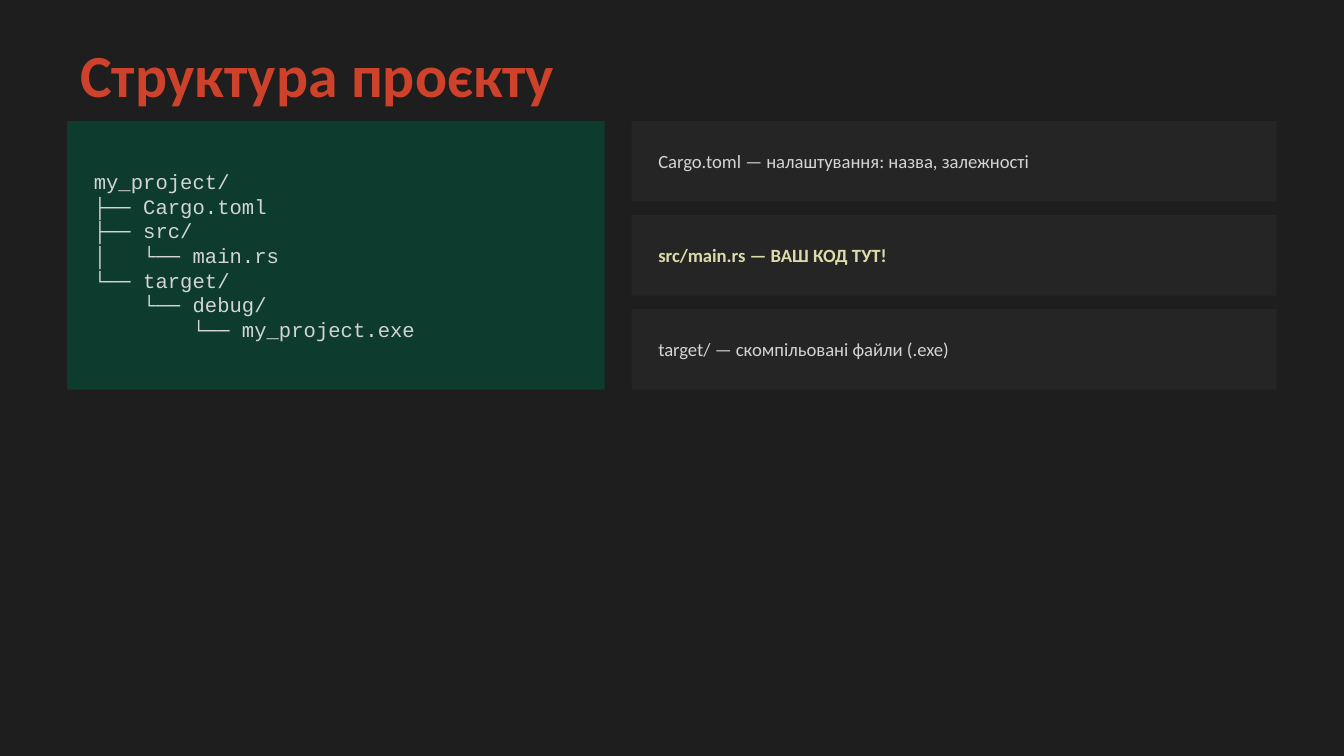
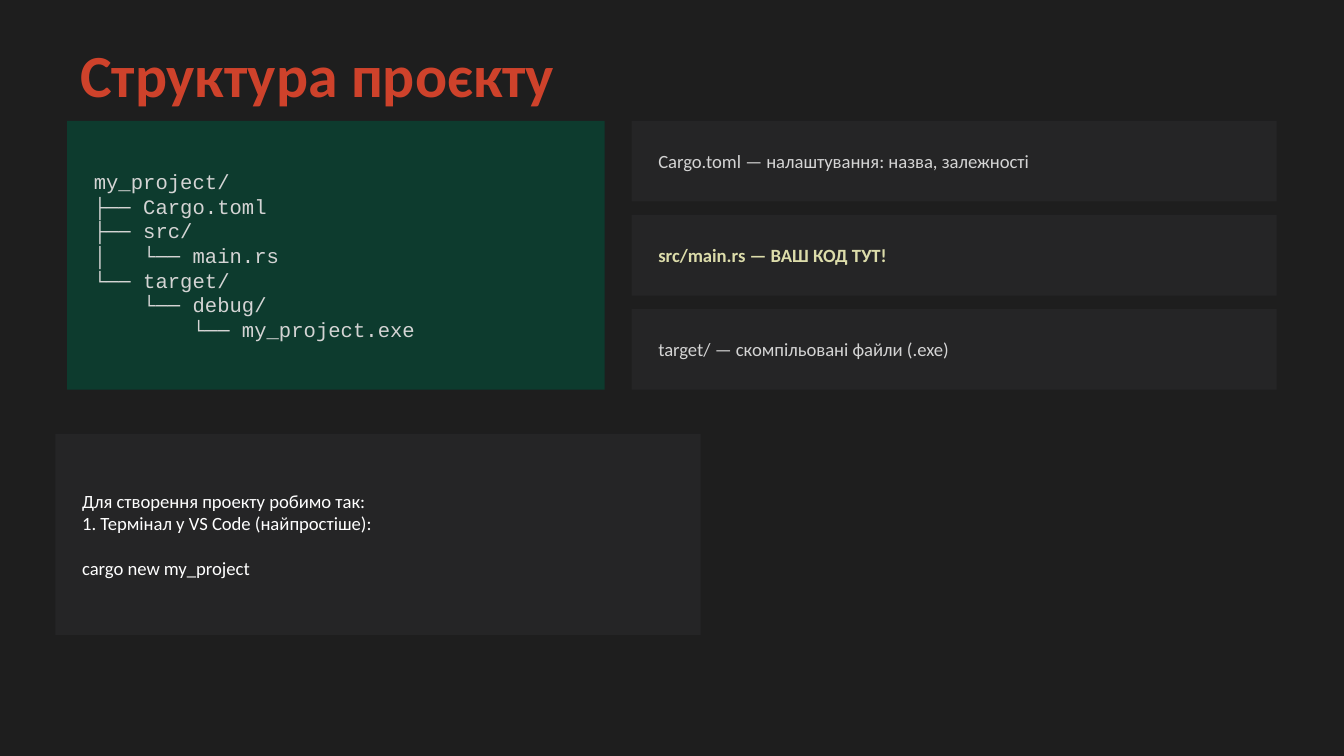
Before and after one commit to oleksiibychkov/rust-mas-textbook, a slide deck: slide 13 of src/lectures/ppt/Лекція_1_Rust.pptx (slide 12 before the commit). Drawn at 1344x756 pixels with LibreOffice and Linux fonts; fonts in the diff are those of the drawing. Boxes give left, top, right and bottom in pixels: in the first picture for what was removed or moved away, otherwise in the second. Text is boxed around its words. In the diff, an @@ line names an element or a change of style, - is before the commit and + after.

```diff
--- a/src/lectures/ppt/Лекція_1_Rust.pptx
+++ b/src/lectures/ppt/Лекція_1_Rust.pptx
@@ rectangle added at (55, 434, 700, 636), fill #252526 @@
@@ text added at (82, 495, 372, 578), 10 pt, text #FFFFFF @@
+Для створення проекту робимо так:
+1. Термінал у VS Code (найпростіше):
+cargo new my_project
```
Also in this commit, not shown: 5 other slides changed, 2 slides added, 1 other file.
